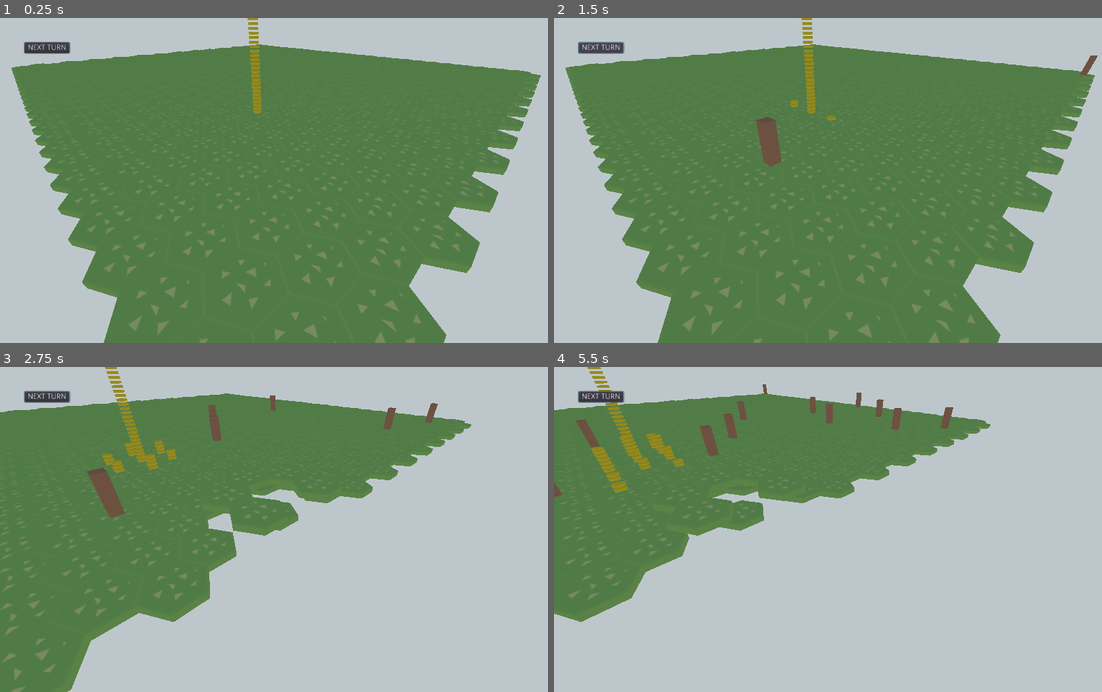
Above: before the commit, frames 1-4 (two rows, left to right).
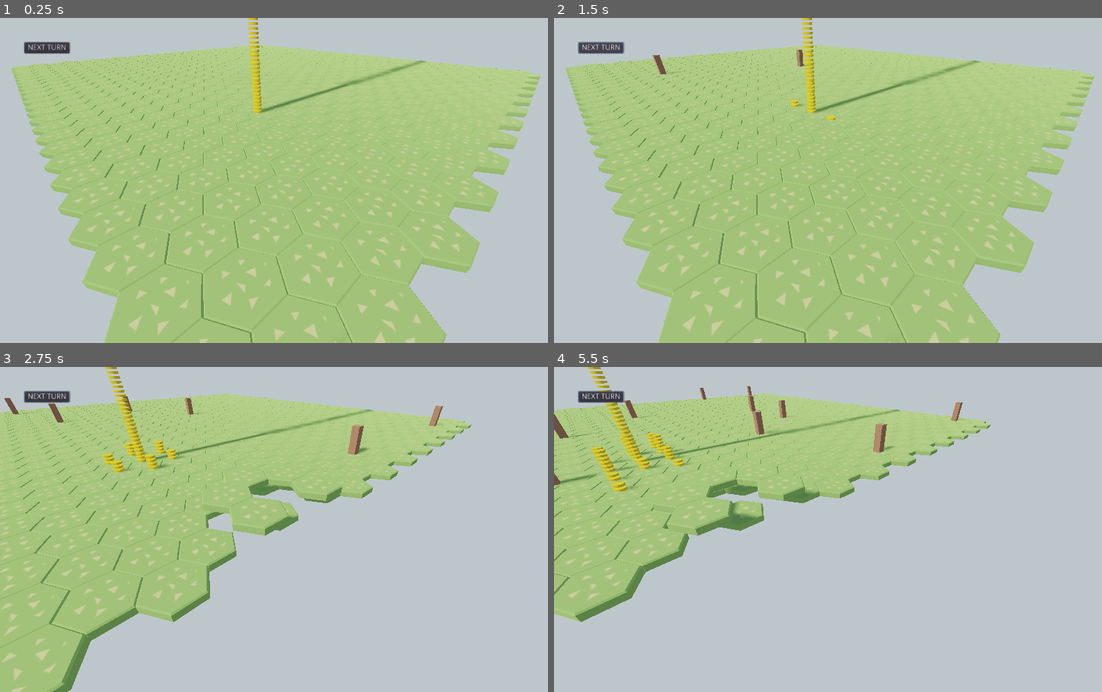
Above: after the commit, the same moments.

Repository: BVenturaDev/UMM
Game: Godot game, scene res://scenes/levels/main_level.tscn
The game is run twice, just before and just after one commit, with the same random seed, the same clock (stepped at 60 frames per second) and the same inputs.
Inputs (mouse positions are in pixels of both pictures, inside the frame that each line leads up to):
- Up to frame 1 (0.25 s): no input
- Up to frame 2 (1.5 s): click "NEXT TURN" at 0.5 s; click "NEXT TURN" at 1.25 s
- Up to frame 3 (2.75 s): tap Enter (ui_accept) at 2, 2.27 s; move the mouse to (400, 513) at 2.02 s; hold Right (ui_right) from 2.03 s (still down); click (400, 513) at 2.17 s
- Up to frame 4 (5.5 s): move the mouse to (718, 545) at 2.77 s; release Right (ui_right) at 2.78 s; hold Down (ui_down) 2.78-3.53 s; tap Enter (ui_accept) at 3.02, 4.52, 5.27 s; move the mouse to (888, 458) at 3.52 s; hold Right (ui_right) 3.53-4.28 s; move the mouse to (806, 594) at 4.27 s; hold Up (ui_up) 4.28-5.03 s; click (806, 594) at 4.42 s; move the mouse to (997, 578) at 5.02 s; hold Left (ui_left) from 5.03 s (still down)

The runs differ from the first frame. In frame 1, 67% of the frame differs, in the area x 2-99%, y 0-100%; in frame 2, 67%, in the area x 2-100%, y 0-100%; in frame 3, 40%; in frame 4, 26%.

Commit message:
fix bug with text_grid and location of tiles

Diff:
--- a/scenes/entities/critter.tscn
+++ b/scenes/entities/critter.tscn
@@ -27,22 +27,26 @@
 
 [node name="state_machine" type="Node" parent="."]
 script = ExtResource( 2 )
-autostart = false
 
 [node name="begin_turn" type="Node" parent="state_machine"]
 script = ExtResource( 6 )
+DEBUG = true
 
 [node name="wander" type="Node" parent="state_machine"]
 script = ExtResource( 5 )
+DEBUG = true
 
 [node name="attracted_to_poison" type="Node" parent="state_machine"]
 script = ExtResource( 3 )
+DEBUG = true
 
 [node name="eat" type="Node" parent="state_machine"]
 script = ExtResource( 7 )
+DEBUG = true
 
 [node name="end_turn" type="Node" parent="state_machine"]
 script = ExtResource( 4 )
+DEBUG = true
 
 [node name="Tween" type="Tween" parent="."]
 
--- a/scenes/levels/main_level.tscn
+++ b/scenes/levels/main_level.tscn
@@ -1,8 +1,10 @@
-[gd_scene load_steps=13 format=2]
+[gd_scene load_steps=15 format=2]
 
+[ext_resource path="res://scenes/levels/test_grid.tscn" type="PackedScene" id=1]
 [ext_resource path="res://scenes/props/grid.tscn" type="PackedScene" id=2]
 [ext_resource path="res://scenes/entities/fungus.tscn" type="PackedScene" id=3]
 [ext_resource path="res://scenes/entities/control_camera.tscn" type="PackedScene" id=4]
+[ext_resource path="res://src/props/grid_editor.gd" type="Script" id=5]
 [ext_resource path="res://scenes/entities/gather_shroom.tscn" type="PackedScene" id=6]
 [ext_resource path="res://src/states/game/player_turn.gd" type="Script" id=7]
 [ext_resource path="res://src/states/game/nature_turn.gd" type="Script" id=8]
@@ -50,6 +52,10 @@
 
 [node name="grid" parent="." instance=ExtResource( 2 )]
 
+[node name="Test_Grid" parent="." instance=ExtResource( 1 )]
+script = ExtResource( 5 )
+show_tiles_in_editor = true
+
 [node name="Control_Camera" parent="." instance=ExtResource( 4 )]
 transform = Transform( -0.707107, 0.40558, -0.579228, 0, 0.819152, 0.573577, 0.707107, 0.40558, -0.579228, 0, 5, 0 )
 
@@ -79,7 +85,6 @@
 
 [node name="DirectionalLight" type="DirectionalLight" parent="WorldEnvironment"]
 transform = Transform( 1, 0, 0, 0, -0.642788, 0.766045, 0, -0.766045, -0.642788, 144.949, 142.423, -121.397 )
-visible = false
 light_energy = 1.25
 shadow_enabled = true
 
--- a/src/entities/critter.gd
+++ b/src/entities/critter.gd
@@ -28,10 +28,6 @@
 	for state in state_machine.get_children():
 		if "critter" in state:
 			state.critter = self
-
-
-func do_turn():
-	state_machine.start_machine()
 
 
 func wander() -> void:
--- a/src/props/grid_editor.gd
+++ b/src/props/grid_editor.gd
@@ -6,9 +6,9 @@
 
 export(bool) var show_tiles_in_editor = false setget set_show_in_editor
 # If map_size value is to large the editor can break, limitatios is own computer
-export(int, 4, 24, 2) var map_size = 4 setget set_map_size_debug
+export(int, 4, 24, 2) var map_size = 12 setget set_map_size_debug
 
-var Tile: Object = preload("res://scenes/props/tile.tscn")
+var Tile: Object = preload("res://assets/models/hex_tile/test_tile.glb")
 
 var odd_row = false
 
--- a/src/props/tile.gd
+++ b/src/props/tile.gd
@@ -16,18 +16,20 @@
 var turn_used: bool = false
 var critter: Object = null setget set_critter
 
+
+# Array of all food stored in this tile
+var tile_food: Array = []
+
+func _ready() -> void:
+	# Initialize the reference dictionary for tiles without critters
+	self.critter = null
+
 func set_critter(new_value: Object) -> void:
 	if not new_value:
 		TilesReferences.tile_without_critter(self)
 	else:
 		TilesReferences.tile_with_critter(self)
 	critter = new_value
-# Array of all food stored in this tile
-var tile_food: Array = []
-
-func _ready() -> void:
-	# Initialize the reference dictionary for tiles without critters
-	self.critter = null
 
 func spawn_food() -> void:
 	var new_food = food.instance()
--- a/src/states/critter/attracted_to_poison.gd
+++ b/src/states/critter/attracted_to_poison.gd
@@ -1,4 +1,6 @@
 extends Node
+
+export(bool) var DEBUG = false
 
 var state_machine
 
@@ -6,7 +8,7 @@
 	exit("next_state")
 
 func exit(next_state):
-	if Globals.DEBUG:
+	if Globals.DEBUG or DEBUG:
 		print("Exiting state: ", name)
 	state_machine.change_to(next_state)
 
--- a/src/states/critter/begin_turn.gd
+++ b/src/states/critter/begin_turn.gd
@@ -1,15 +1,18 @@
 extends Node
+
+export(bool) var DEBUG = false
 
 var state_machine
 var critter: Critter
 
 func enter() -> void:
+	yield(GameSignals,"enter_nature_turn")
 	critter.actualize_neighbors()
 	exit(decide_what_do())
 
 
 func exit(next_state) -> void:
-	if Globals.DEBUG_SM:
+	if Globals.DEBUG_SM or DEBUG:
 		print("Exiting state: ", name)
 	state_machine.change_to(next_state)
 
--- a/src/states/critter/eat.gd
+++ b/src/states/critter/eat.gd
@@ -1,12 +1,13 @@
 extends Node
 
+export(bool) var DEBUG = false
 var state_machine
 
 func enter():
 	exit("next_state")
 
 func exit(next_state):
-	if Globals.DEBUG:
+	if Globals.DEBUG or DEBUG:
 		print("Exiting state: ", name)
 	state_machine.change_to(next_state)
 
--- a/src/states/critter/end_turn.gd
+++ b/src/states/critter/end_turn.gd
@@ -1,12 +1,13 @@
 extends Node
 
+export(bool) var DEBUG = false
 var state_machine
 
 func enter():
-	state_machine.stop_machine()
+	exit("begin_turn")
 
 func exit(next_state):
-	if Globals.DEBUG:
+	if Globals.DEBUG or DEBUG:
 		print("Exiting state: ", name)
 	state_machine.change_to(next_state)
 
--- a/src/states/critter/wander.gd
+++ b/src/states/critter/wander.gd
@@ -1,4 +1,6 @@
 extends Node
+
+export(bool) var DEBUG = false
 
 var state_machine
 var critter: Critter
@@ -9,7 +11,7 @@
 	exit("end_turn")
 
 func exit(next_state):
-	if Globals.DEBUG:
+	if Globals.DEBUG or DEBUG:
 		print("Exiting state: ", name)
 	state_machine.change_to(next_state)
 
--- a/src/states/game/nature_turn.gd
+++ b/src/states/game/nature_turn.gd
@@ -2,7 +2,7 @@
 
 var state_machine
 var critter_scene = preload("res://scenes/entities/critter.tscn")
-export var spawn_critter_turn := 3
+export var spawn_critter_turns := 3
 
 func enter():
 	assert(GameSignals.connect("next_turn", self, "_next_turn") == 0)
